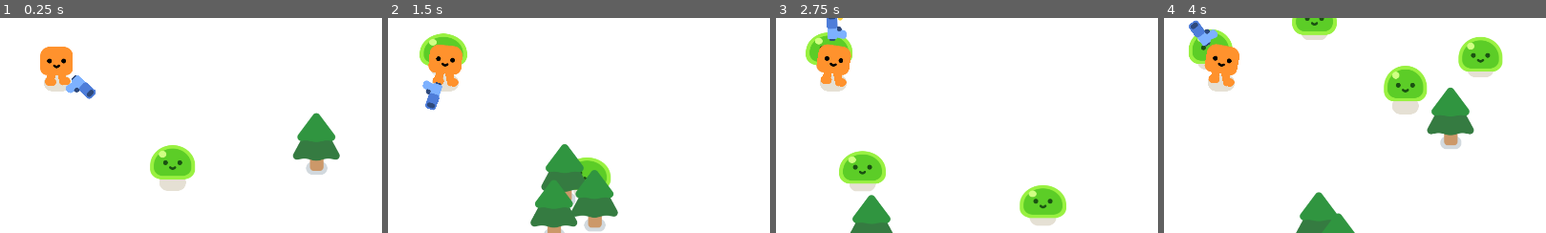
Above: before the commit, frames 1-4 (left to right).
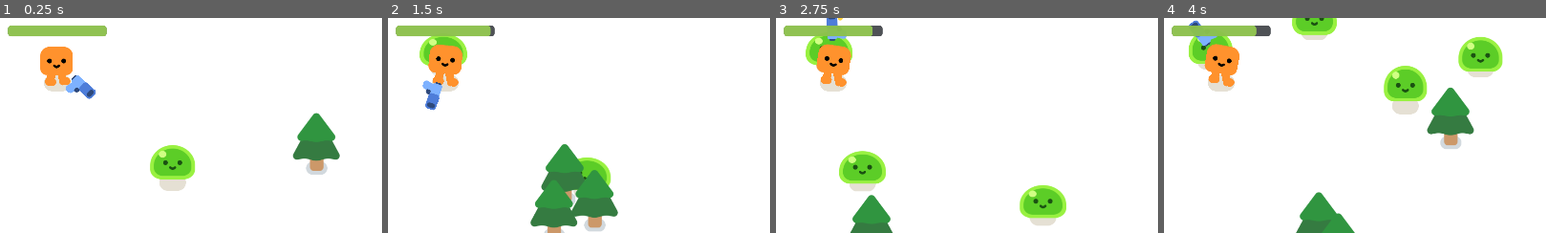
Above: after the commit, the same moments.

Repository: hanazzz/vampire-survivor-style-game
Game: Godot game, scene res://survivor_game.tscn
Same seed, same stepped clock (60 frames per second), same inputs: the game is played once before the commit and once after it.
Inputs:
- Up to frame 1 (0.25 s): no input
- Up to frame 2 (1.5 s): hold W (move_up) from 0.53 s (still down)
- Up to frame 3 (2.75 s): release W (move_up) at 2.03 s; hold A (move_left) from 2.03 s (still down)
- Up to frame 4 (4 s): release A (move_left) at 3.53 s; hold S (move_down) from 3.53 s (still down)
The pictures show only the part of the screen within x 42-92%, y 35-85%; the shares and areas given below are measured in that part.

The runs differ from the first frame. In frame 1, 1.3% of the frame differs, in the area x 2-28%, y 3-9%; in frame 2, 1.3%; in frame 3, 1.3%; in frame 4, 1.3%.

Commit message:
Add player health and health bar

Diff:
--- a/player.gd
+++ b/player.gd
@@ -1,4 +1,10 @@
 extends CharacterBody2D
+
+# Custom signal for when player health is depleted
+signal health_depleted
+
+# Set player's initial health to 100.0
+var health = 100.0
 
 func _physics_process(delta: float) -> void:
 	var direction = Input.get_vector("move_left", "move_right", "move_up", "move_down")
@@ -6,7 +12,21 @@
 	velocity = direction * 600
 	move_and_slide()
 
+	# Set player walk and idle animations
 	if velocity.length() > 0.0:
 		%HappyBoo.play_walk_animation()
 	else:
 		%HappyBoo.play_idle_animation()
+
+	# Set player's damage rate
+	const DAMAGE_RATE = 5.0
+	# Get array of mobs touching player
+	var overlapping_mobs =  %HurtBox.get_overlapping_bodies()
+	if overlapping_mobs.size() > 0:
+		# Damage player health according to number of mobs
+		health -= DAMAGE_RATE * overlapping_mobs.size() * delta
+		# Update health bar value
+		%ProgressBar.value = health
+		# Emit signal when player health is depleted
+		if health <= 0.0:
+			health_depleted.emit()
--- a/player.tscn
+++ b/player.tscn
@@ -6,6 +6,22 @@
 
 [sub_resource type="CircleShape2D" id="CircleShape2D_onrkg"]
 radius = 29.017237
+
+[sub_resource type="CircleShape2D" id="CircleShape2D_i3pqv"]
+
+[sub_resource type="StyleBoxFlat" id="StyleBoxFlat_i3pqv"]
+bg_color = Color(0.15294118, 0.16862746, 0.1882353, 0.8156863)
+corner_radius_top_left = 8
+corner_radius_top_right = 8
+corner_radius_bottom_right = 8
+corner_radius_bottom_left = 8
+
+[sub_resource type="StyleBoxFlat" id="StyleBoxFlat_hqtel"]
+bg_color = Color(0.62352943, 0.8666667, 0.31764707, 0.80784315)
+corner_radius_top_left = 8
+corner_radius_top_right = 8
+corner_radius_bottom_right = 8
+corner_radius_bottom_left = 8
 
 [node name="Player" type="CharacterBody2D"]
 script = ExtResource("1_onrkg")
@@ -20,3 +36,32 @@
 
 [node name="Gun" parent="." instance=ExtResource("3_i3pqv")]
 position = Vector2(0, -52)
+
+[node name="HurtBox" type="Area2D" parent="."]
+unique_name_in_owner = true
+collision_layer = 0
+collision_mask = 2
+
+[node name="CollisionShape2D" type="CollisionShape2D" parent="HurtBox"]
+position = Vector2(0, -2.9999995)
+scale = Vector2(3.3053367, 3.3053367)
+shape = SubResource("CircleShape2D_i3pqv")
+debug_color = Color(0.82831424, 0.37428373, 0.34900507, 0.41960785)
+
+[node name="ProgressBar" type="ProgressBar" parent="."]
+unique_name_in_owner = true
+anchors_preset = 7
+anchor_left = 0.5
+anchor_top = 1.0
+anchor_right = 0.5
+anchor_bottom = 1.0
+offset_left = -124.0
+offset_top = -144.0
+offset_right = 124.0
+offset_bottom = -117.0
+grow_horizontal = 2
+grow_vertical = 0
+theme_override_styles/background = SubResource("StyleBoxFlat_i3pqv")
+theme_override_styles/fill = SubResource("StyleBoxFlat_hqtel")
+value = 100.0
+show_percentage = false
Not shown: 1 places in player.tscn that only renumber resources
